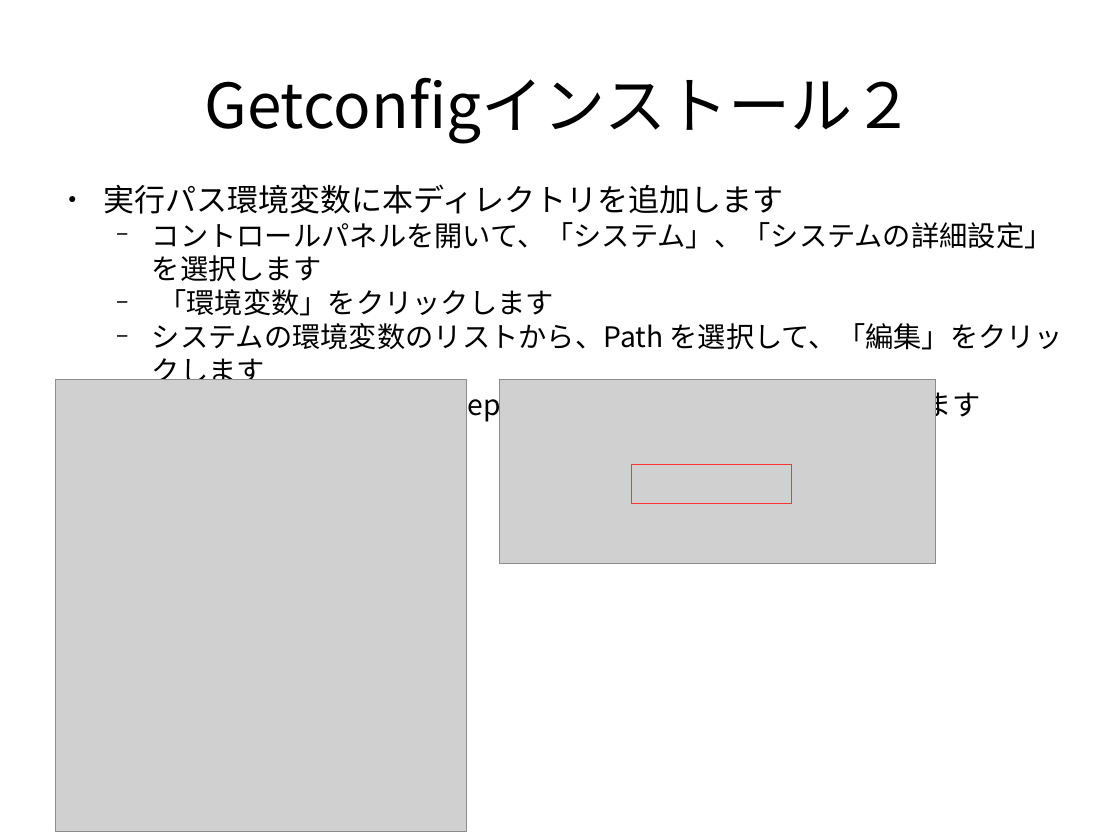
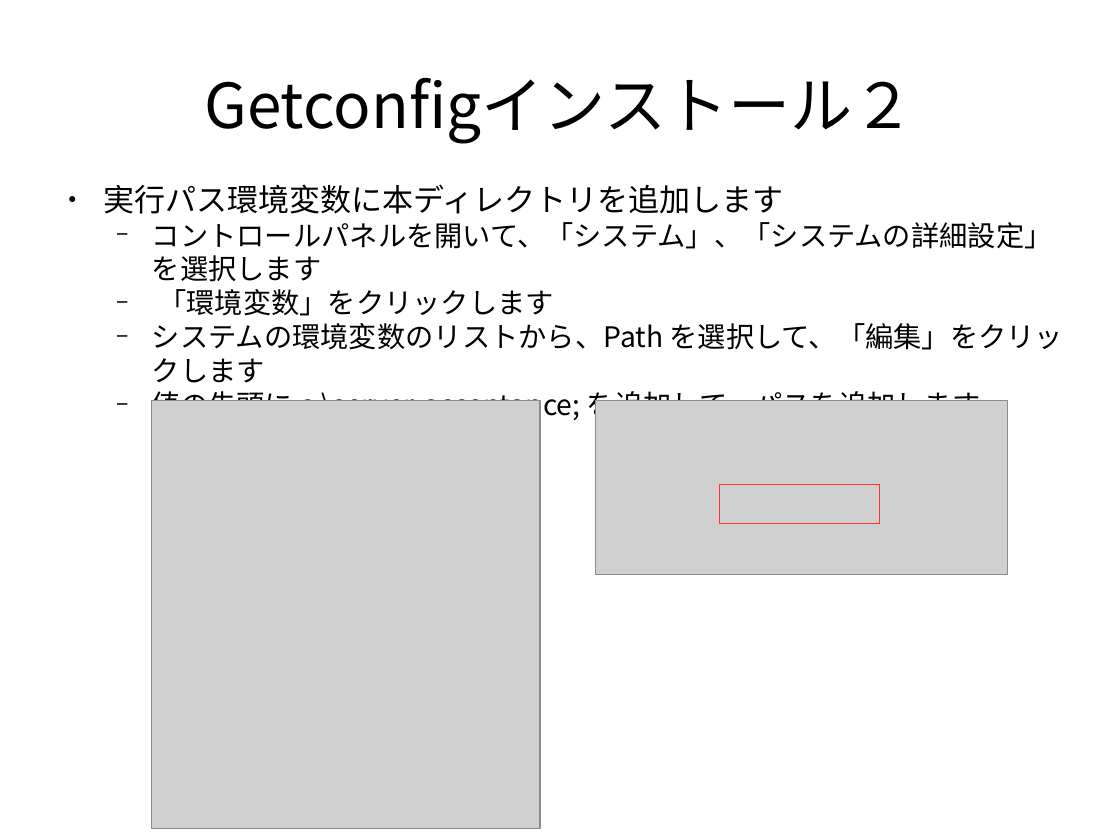
Before and after one commit to frsw3nr/gradle-server-acceptance, a slide deck: slide 16 of docs/jp/tutorial_test_pc.pptx. Drawn at 1120x840 pixels with LibreOffice and Linux fonts; fonts in the diff are those of the drawing; grey boxes stand for pictures. Boxes give left, top, right and bottom in pixels: in the first picture for what was removed or moved away, otherwise in the second. Text is boxed around its words. In the diff, an @@ line names an element or a change of style, - is before the commit and + after.

```diff
--- a/docs/jp/tutorial_test_pc.pptx
+++ b/docs/jp/tutorial_test_pc.pptx
@@ picture: place and size @@
-picture at <box>56,379,466,831</box>
+picture at <box>151,400,540,828</box>
@@ picture: place and size @@
-picture at <box>500,380,936,564</box>
+picture at <box>597,400,1009,574</box>
@@ rectangle: place and size @@
-rectangle at <box>632,464,792,504</box>
+rectangle at <box>721,485,880,524</box>
```
Also in this commit, not shown: 5 other slides changed, 2 other files.
